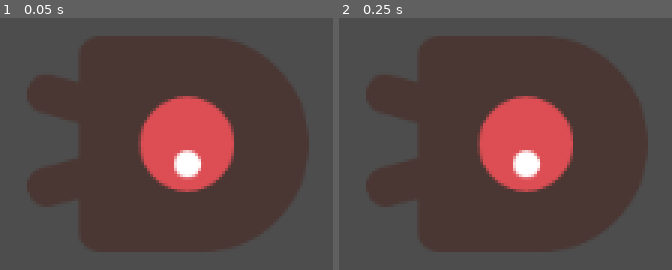
Above: before the commit, frames 1-2 (left to right).
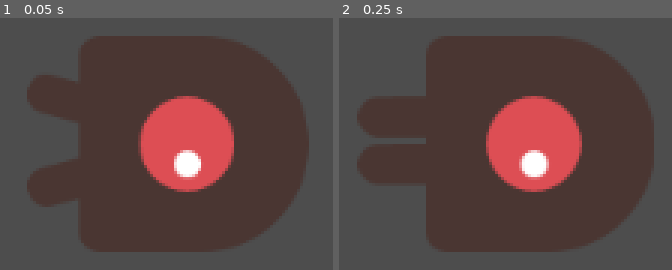
Above: after the commit, the same moments.

Repository: boriskzd/Dodge-The-Creeps
Game: Godot game, scene res://mob.tscn
Same seed, same stepped clock (60 frames per second), same inputs: the game is played once before the commit and once after it. This scene is started directly instead of the project's main scene.
Inputs:
- Up to frame 1 (0.05 s): no input
- Up to frame 2 (0.25 s): no input

Frame 1 is identical in both runs. In frame 2, 9.7% of the frame differs, in the area x 5-95%, y 8-91%.

Commit message:
create enemy logic

Diff:
--- /dev/null
+++ b/mob.gd
@@ -0,0 +1,16 @@
+extends RigidBody2D
+
+
+# Called when the node enters the scene tree for the first time.
+func _ready():
+	# get list of animation names from enemys sprite frames: ["walk", "swim", "fly"]
+	var mob_types = $AnimatedSprite2D.sprite_frames.get_animation_names()
+	# get random number from 0 to 2 to select one of animations
+	$AnimatedSprite2D.play(mob_types[randi() % mob_types.size()])
+
+# Called every frame. 'delta' is the elapsed time since the previous frame.
+func _process(delta):
+	pass
+
+func _on_visible_on_screen_notifier_2d_screen_exited():
+	queue_free()
--- a/mob.tscn
+++ b/mob.tscn
@@ -1,5 +1,6 @@
-[gd_scene load_steps=9 format=3 uid="uid://bf17p4uledqnw"]
+[gd_scene load_steps=10 format=3 uid="uid://bf17p4uledqnw"]
 
+[ext_resource type="Script" path="res://mob.gd" id="1_568qq"]
 [ext_resource type="Texture2D" uid="uid://dpnc2ffedrfn2" path="res://art/enemyWalking_1.png" id="1_eoqmi"]
 [ext_resource type="Texture2D" uid="uid://bs6ao5lj5k3b3" path="res://art/enemyWalking_2.png" id="2_82wev"]
 [ext_resource type="Texture2D" uid="uid://dvls13grk624q" path="res://art/enemyFlyingAlt_1.png" id="3_yaejt"]
@@ -51,6 +52,7 @@
 position = Vector2(70, 119)
 collision_mask = 0
 gravity_scale = 0.0
+script = ExtResource("1_568qq")
 metadata/_edit_group_ = true
 
 [node name="AnimatedSprite2D" type="AnimatedSprite2D" parent="."]
@@ -58,6 +60,7 @@
 sprite_frames = SubResource("SpriteFrames_8l0nc")
 animation = &"walk"
 frame = 1
+frame_progress = 0.581774
 
 [node name="CollisionShape2D" type="CollisionShape2D" parent="."]
 rotation = 1.5708
@@ -65,3 +68,5 @@
 shape = SubResource("CapsuleShape2D_6hli7")
 
 [node name="VisibleOnScreenNotifier2D" type="VisibleOnScreenNotifier2D" parent="."]
+
+[connection signal="screen_exited" from="VisibleOnScreenNotifier2D" to="." method="_on_visible_on_screen_notifier_2d_screen_exited"]
Not shown: 3 places in Player.tscn that only renumber resources
